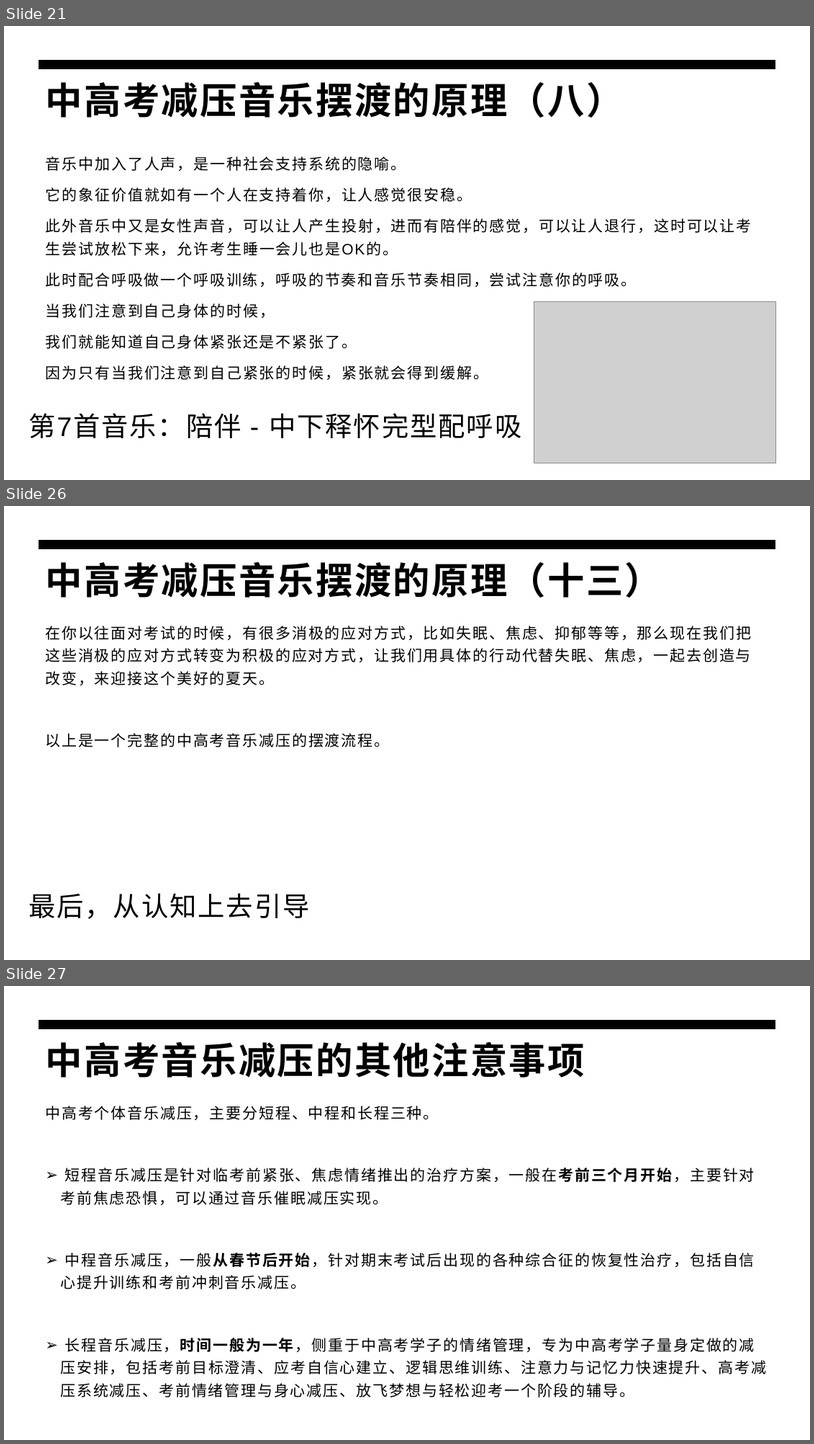
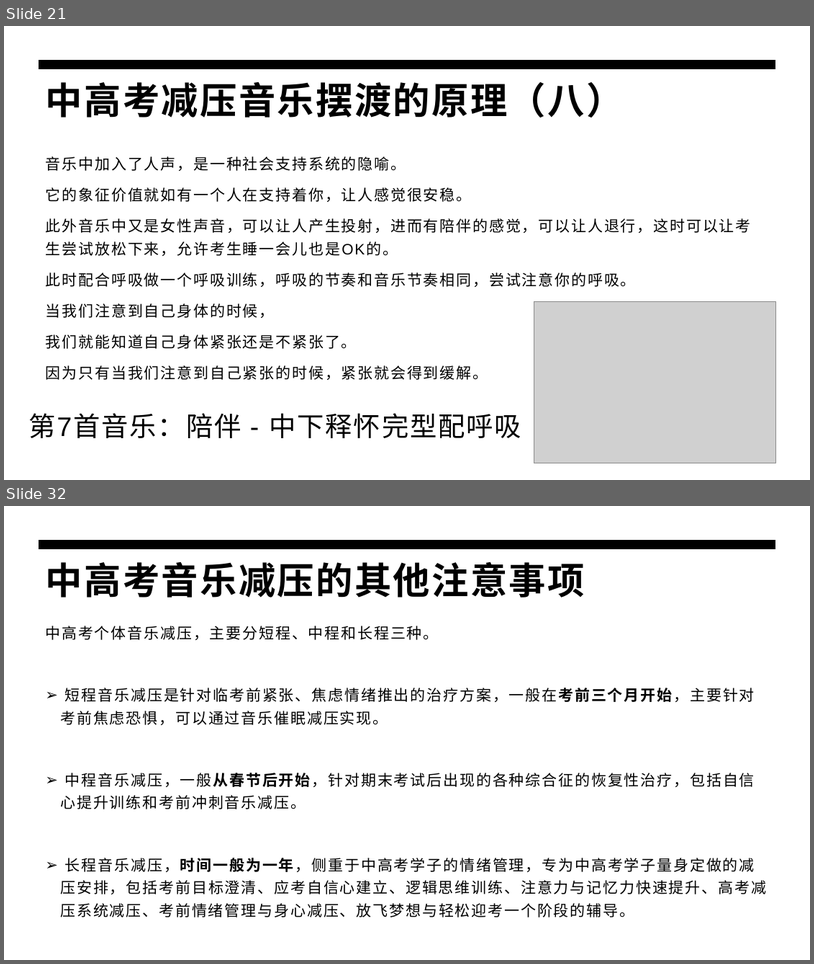
Before and after one commit to panxibei/writing, a slide deck: 44_心理学/30_浥尘伙伴社团原创：中高考音乐减压心理训练/PPT制作素材/浥尘伙伴社团：中高考音乐减压心理训练.pptx. Shown one above the other, each under a label of ours: slides 21, 26 and 27 before the commit, slides 21 and 32 after it; the slides between them are not shown. The pictures are 814x1444 and 814x964 pixels, drawn with LibreOffice and Linux fonts; fonts in the diff are those of the drawing; grey boxes stand for pictures. Boxes give left, top, right and bottom in pixels: in the first picture for what was removed or moved away, otherwise in the second. Text is boxed around its words. In the diff, an @@ line names an element or a change of style, - is before the commit and + after.

```diff
--- a/44_心理学/30_浥尘伙伴社团原创：中高考音乐减压心理训练/PPT制作素材/浥尘伙伴社团：中高考音乐减压心理训练.pptx
+++ b/44_心理学/30_浥尘伙伴社团原创：中高考音乐减压心理训练/PPT制作素材/浥尘伙伴社团：中高考音乐减压心理训练.pptx
@@ slide 26 removed at bbox=[4, 506, 810, 960], background #FFFFFF; not listed: 1 template element that a slide beside it also shows @@
@@ title removed at bbox=[46, 562, 662, 597] @@
-中高考减压音乐摆渡的原理（十三）
@@ text removed at bbox=[45, 626, 751, 747] @@
-在你以往面对考试的时候，有很多消极的应对方式，比如失眠、焦虑、抑郁等等，那么现在我们把这些消极的应对方式转变为积极的应对方式，让我们用具体的行动代替失眠、焦虑，一起去创造与改变，来迎接这个美好的夏天。
-以上是一个完整的中高考音乐减压的摆渡流程。
@@ text removed at bbox=[28, 893, 309, 919] @@
-最后，从认知上去引导
@@ what was slide 27 is now slide 32 @@
```
Also in this commit, not shown: 5 slides changed, 5 other files.
